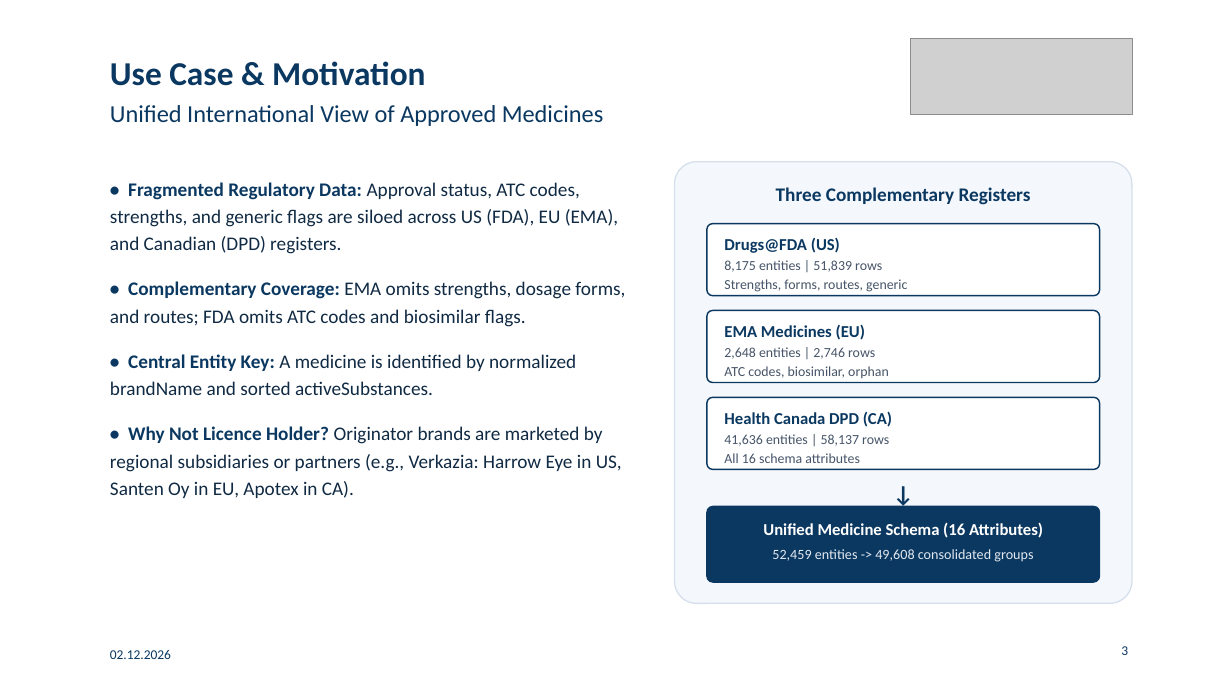
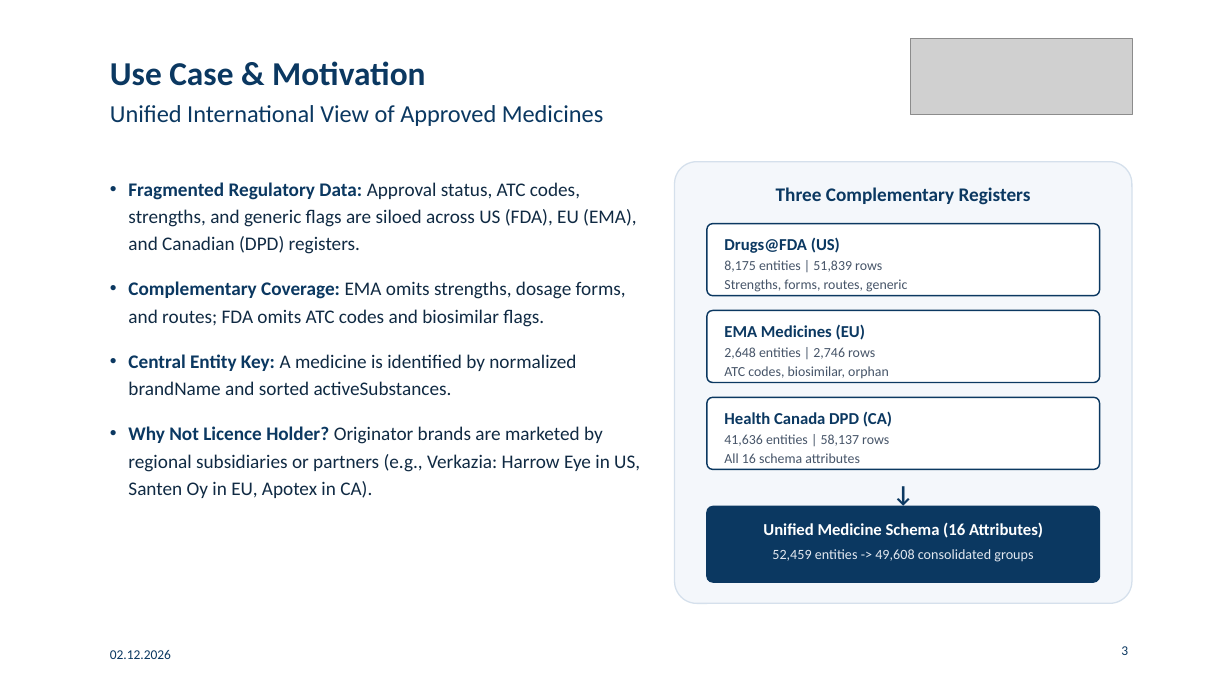
Before and after one commit to gabegagster/wdi-drug-integration, a slide deck: slide 3 of docs/presentation/wdi_drug_integration_presentation.pptx. Drawn at 1232x693 pixels with LibreOffice and Linux fonts; fonts in the diff are those of the drawing; grey boxes stand for pictures. Boxes give left, top, right and bottom in pixels: in the first picture for what was removed or moved away, otherwise in the second. Text is boxed around its words. In the diff, an @@ line names an element or a change of style, - is before the commit and + after.

```diff
--- a/docs/presentation/wdi_drug_integration_presentation.pptx
+++ b/docs/presentation/wdi_drug_integration_presentation.pptx
@@ text at (x1=128, y1=182, x2=640, y2=498): text changed @@
-• Fragmented Regulatory Data: Approval status, ATC codes, strengths, and generic flags are siloed across US (FDA), EU (EMA), and Canadian (DPD) registers.
-• Complementary Coverage: EMA omits strengths, dosage forms, and routes; FDA omits ATC codes and biosimilar flags.
-• Central Entity Key: A medicine is identified by normalized brandName and sorted activeSubstances.
-• Why Not Licence Holder? Originator brands are marketed by regional subsidiaries or partners (e.g., Verkazia: Harrow Eye in US, Santen Oy in EU, Apotex in CA).
+• Fragmented Regulatory Data: Approval status, ATC codes, strengths, and generic flags are siloed across US (FDA), EU (EMA), and Canadian (DPD) registers.
+• Complementary Coverage: EMA omits strengths, dosage forms, and routes; FDA omits ATC codes and biosimilar flags.
+• Central Entity Key: A medicine is identified by normalized brandName and sorted activeSubstances.
+• Why Not Licence Holder? Originator brands are marketed by regional subsidiaries or partners (e.g., Verkazia: Harrow Eye in US, Santen Oy in EU, Apotex in CA).
```
Also in this commit, not shown: 11 other slides changed, 1 other file.
